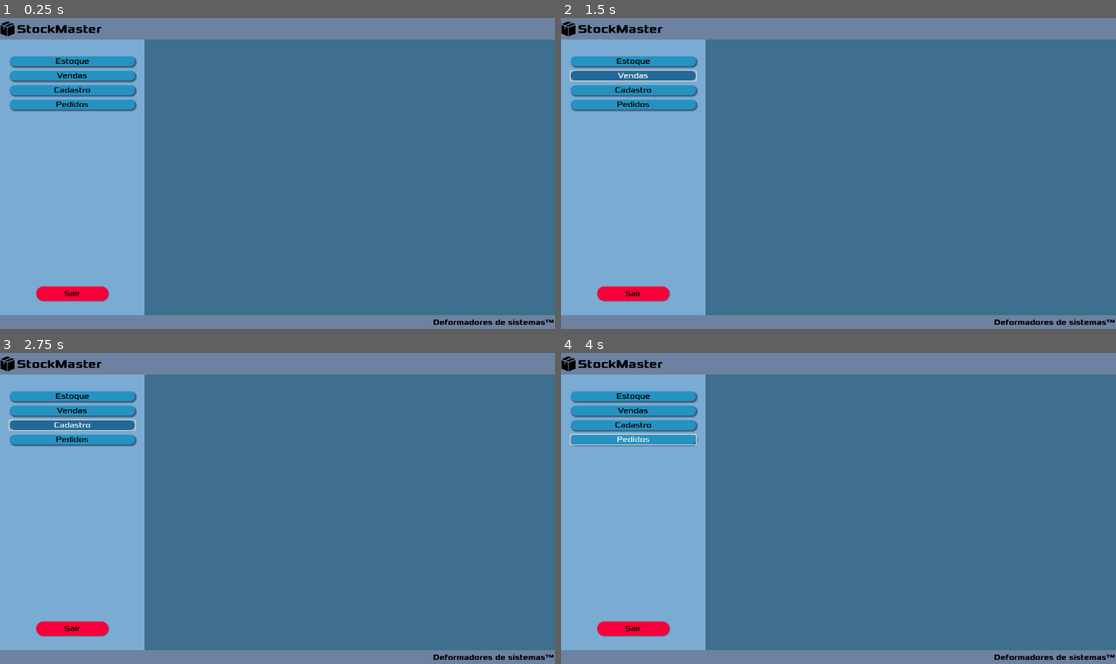
Above: before the commit, frames 1-4 (two rows, left to right).
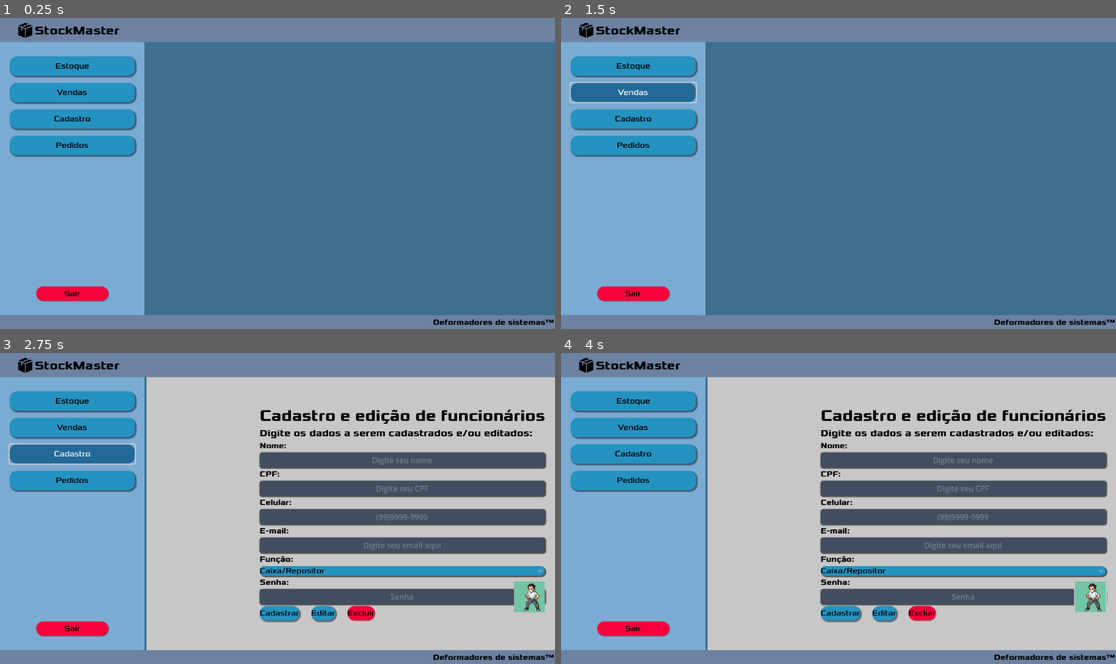
Above: after the commit, the same moments.

Repository: Jeday03/Sistema-De-Inventario-Modeladgem-De-Sistemas
Game: Godot game, scene res://Scenes/DefaultPage.tscn
Same seed, same stepped clock (60 frames per second), same inputs: the game is played once before the commit and once after it. This scene is started directly instead of the project's main scene.
Inputs (mouse positions are in pixels of both pictures, inside the frame that each line leads up to):
- Up to frame 1 (0.25 s): no input
- Up to frame 2 (1.5 s): click "Estoque" at 0.5 s; click "Vendas" at 1.25 s
- Up to frame 3 (2.75 s): click "Cadastro" at 2 s
- Up to frame 4 (4 s): click "Pedidos" at 2.75 s; click (1088, 595) at 3.52 s

The runs differ from the first frame. In frame 1, 6.6% of the frame differs, in the area x 0-100%, y 1-45%; in frame 2, 7.7%; in frame 3, 72%, in the area x 0-100%, y 1-96%; in frame 4, 71%.

Commit message:
Coloca tela de funcionário no meio

Diff:
--- a/stockmastergodot2/Scenes/CadastroFuncionario.tscn
+++ b/stockmastergodot2/Scenes/CadastroFuncionario.tscn
@@ -127,6 +127,7 @@
 selected = 2
 item_count = 3
 popup/item_0/text = "Admnistrador"
+popup/item_0/id = 0
 popup/item_1/text = "Gerente"
 popup/item_1/id = 1
 popup/item_2/text = "Caixa/Repositor"
@@ -144,9 +145,14 @@
 
 [node name="Button" type="Button" parent="HBoxContainer/MarginContainer2/Formulario/CampoSenha"]
 layout_direction = 3
-layout_mode = 0
+layout_mode = 1
+anchors_preset = 4
+anchor_top = 0.5
+anchor_bottom = 0.5
+offset_top = -32.0
 offset_right = 64.0
-offset_bottom = 64.0
+offset_bottom = 32.0
+grow_vertical = 2
 theme = ExtResource("3_15m6i")
 
 [node name="HBoxContainer" type="HBoxContainer" parent="HBoxContainer/MarginContainer2/Formulario"]
--- a/stockmastergodot2/Scenes/DefaultPage.tscn
+++ b/stockmastergodot2/Scenes/DefaultPage.tscn
@@ -1,5 +1,6 @@
-[gd_scene load_steps=4 format=3 uid="uid://cpp10fh3liriv"]
+[gd_scene load_steps=5 format=3 uid="uid://cpp10fh3liriv"]
 
+[ext_resource type="Script" uid="uid://cu2d6ncr24eja" path="res://Scripts/DefaultPage.gd" id="1_2xcu7"]
 [ext_resource type="Theme" uid="uid://bqh2iuipvdjx" path="res://Themes/TemaNovo.tres" id="1_7tra1"]
 [ext_resource type="Theme" uid="uid://dormmmutv1axg" path="res://Themes/Logout.tres" id="2_hxsfm"]
 [ext_resource type="Texture2D" uid="uid://brasb8hl1oykc" path="res://PlaceHolders/box.png" id="2_mcygh"]
@@ -11,9 +12,22 @@
 anchor_bottom = 1.0
 grow_horizontal = 2
 grow_vertical = 2
+script = ExtResource("1_2xcu7")
+
+[node name="Background" type="ColorRect" parent="."]
+z_index = -2
+clip_contents = true
+layout_mode = 1
+anchors_preset = 15
+anchor_right = 1.0
+anchor_bottom = 1.0
+grow_horizontal = 2
+grow_vertical = 2
+color = Color(0.241373, 0.436284, 0.560191, 1)
 
 [node name="Header" type="ColorRect" parent="."]
 z_index = 1
+custom_minimum_size = Vector2(0, 50)
 layout_mode = 1
 anchors_preset = 10
 anchor_right = 1.0
@@ -26,8 +40,9 @@
 anchors_preset = 4
 anchor_top = 0.5
 anchor_bottom = 0.5
+offset_left = 37.0
 offset_top = -15.5
-offset_right = 215.0
+offset_right = 252.0
 offset_bottom = 15.5
 grow_vertical = 2
 theme = ExtResource("1_7tra1")
@@ -42,26 +57,22 @@
 theme_override_font_sizes/font_size = 25
 text = "StockMaster"
 
-[node name="Background" type="ColorRect" parent="."]
-clip_contents = true
+[node name="MainFrame" type="HBoxContainer" parent="."]
+layout_mode = 1
+anchors_preset = 15
+anchor_right = 1.0
+anchor_bottom = 1.0
+grow_horizontal = 2
+grow_vertical = 2
+
+[node name="Sidebar" type="ColorRect" parent="MainFrame"]
+z_index = -1
+custom_minimum_size = Vector2(300, 0)
 layout_mode = 2
-offset_left = 300.0
-offset_top = 45.0
-offset_right = 1152.0
-offset_bottom = 639.0
-color = Color(0.241373, 0.436284, 0.560191, 1)
-
-[node name="Sidebar" type="ColorRect" parent="."]
-z_index = -1
-layout_mode = 1
-anchors_preset = 9
-anchor_bottom = 1.0
-offset_right = 300.0
-grow_vertical = 2
 theme = ExtResource("1_7tra1")
 color = Color(0.479976, 0.670227, 0.823632, 1)
 
-[node name="MarginContainer" type="MarginContainer" parent="Sidebar"]
+[node name="MarginContainer" type="MarginContainer" parent="MainFrame/Sidebar"]
 layout_mode = 1
 anchors_preset = 15
 anchor_right = 1.0
@@ -73,32 +84,36 @@
 theme_override_constants/margin_right = 20
 theme_override_constants/margin_bottom = 60
 
-[node name="VBoxContainer" type="VBoxContainer" parent="Sidebar/MarginContainer"]
+[node name="VBoxContainer" type="VBoxContainer" parent="MainFrame/Sidebar/MarginContainer"]
 z_index = 1
 layout_mode = 2
-theme_override_constants/separation = 10
+theme_override_constants/separation = 15
 
-[node name="EstoqueButton" type="Button" parent="Sidebar/MarginContainer/VBoxContainer"]
+[node name="EstoqueButton" type="Button" parent="MainFrame/Sidebar/MarginContainer/VBoxContainer"]
+custom_minimum_size = Vector2(0, 40)
 layout_mode = 2
 size_flags_vertical = 0
 text = "Estoque
 "
 
-[node name="VendasButton" type="Button" parent="Sidebar/MarginContainer/VBoxContainer"]
+[node name="VendasButton" type="Button" parent="MainFrame/Sidebar/MarginContainer/VBoxContainer"]
+custom_minimum_size = Vector2(0, 40)
 layout_mode = 2
 text = "Vendas"
 
-[node name="CadastroButton" type="Button" parent="Sidebar/MarginContainer/VBoxContainer"]
+[node name="CadastroButton" type="Button" parent="MainFrame/Sidebar/MarginContainer/VBoxContainer"]
+custom_minimum_size = Vector2(0, 40)
 layout_mode = 2
 text = "Cadastro
 "
 
-[node name="PedidosButton" type="Button" parent="Sidebar/MarginContainer/VBoxContainer"]
+[node name="PedidosButton" type="Button" parent="MainFrame/Sidebar/MarginContainer/VBoxContainer"]
+custom_minimum_size = Vector2(0, 40)
 layout_mode = 2
 text = "Pedidos
 "
 
-[node name="LogoutButton" type="Button" parent="Sidebar/MarginContainer/VBoxContainer"]
+[node name="LogoutButton" type="Button" parent="MainFrame/Sidebar/MarginContainer/VBoxContainer"]
 custom_minimum_size = Vector2(150, 30)
 layout_mode = 2
 size_flags_horizontal = 4
@@ -107,8 +122,15 @@
 text = "Sair
 "
 
+[node name="MarginContainer" type="MarginContainer" parent="MainFrame"]
+layout_mode = 2
+size_flags_horizontal = 3
+theme_override_constants/margin_top = 50
+theme_override_constants/margin_bottom = 30
+
 [node name="Footer" type="ColorRect" parent="."]
 z_index = 1
+custom_minimum_size = Vector2(0, 30)
 layout_mode = 1
 anchors_preset = 12
 anchor_top = 1.0
@@ -130,3 +152,7 @@
 [node name="Label" type="Label" parent="Footer/HBoxContainer"]
 layout_mode = 2
 text = "Deformadores de sistemas™"
+
+[connection signal="pressed" from="MainFrame/Sidebar/MarginContainer/VBoxContainer/EstoqueButton" to="." method="_on_estoque_button_pressed"]
+[connection signal="pressed" from="MainFrame/Sidebar/MarginContainer/VBoxContainer/CadastroButton" to="." method="_on_cadastro_button_pressed"]
+[connection signal="pressed" from="MainFrame/Sidebar/MarginContainer/VBoxContainer/LogoutButton" to="." method="_on_logout_button_pressed"]
--- a/stockmastergodot2/Scenes/DefaultPage2.tscn
+++ /dev/null
@@ -1,130 +0,0 @@
-[gd_scene load_steps=3 format=3 uid="uid://kmqmxm1dioua"]
-
-[ext_resource type="Script" uid="uid://cu2d6ncr24eja" path="res://Scripts/DefaultPage.gd" id="1_oxy3b"]
-[ext_resource type="Theme" uid="uid://bqh2iuipvdjx" path="res://Themes/TemaNovo.tres" id="2_4q1ni"]
-
-[node name="DefaultPage" type="Control"]
-layout_mode = 3
-anchors_preset = 15
-anchor_right = 1.0
-anchor_bottom = 1.0
-grow_horizontal = 2
-grow_vertical = 2
-script = ExtResource("1_oxy3b")
-
-[node name="Header" type="ColorRect" parent="."]
-z_index = 1
-layout_mode = 1
-anchors_preset = 10
-anchor_right = 1.0
-offset_bottom = 45.0
-grow_horizontal = 2
-color = Color(0.501961, 0.501961, 0.501961, 1)
-
-[node name="HBoxContainer" type="HBoxContainer" parent="Header"]
-layout_mode = 1
-anchors_preset = 4
-anchor_top = 0.5
-anchor_bottom = 0.5
-offset_left = 49.0
-offset_top = -17.5
-offset_right = 249.0
-offset_bottom = 17.5
-grow_vertical = 2
-theme = ExtResource("2_4q1ni")
-
-[node name="Label" type="Label" parent="Header/HBoxContainer"]
-layout_mode = 2
-theme_override_font_sizes/font_size = 25
-text = "StockMaster"
-
-[node name="MainFrame" type="HBoxContainer" parent="."]
-layout_mode = 1
-anchors_preset = 15
-anchor_right = 1.0
-anchor_bottom = 1.0
-grow_horizontal = 2
-grow_vertical = 2
-theme_override_constants/separation = 5
-
-[node name="Sidebar" type="ColorRect" parent="MainFrame"]
-z_index = -1
-custom_minimum_size = Vector2(300, 0)
-layout_mode = 2
-color = Color(0.721569, 0.792157, 0.831373, 1)
-
-[node name="MarginContainer" type="MarginContainer" parent="MainFrame/Sidebar"]
-layout_mode = 1
-anchors_preset = 15
-anchor_right = 1.0
-anchor_bottom = 1.0
-grow_horizontal = 2
-grow_vertical = 2
-theme = ExtResource("2_4q1ni")
-theme_override_constants/margin_left = 20
-theme_override_constants/margin_top = 80
-theme_override_constants/margin_right = 20
-theme_override_constants/margin_bottom = 60
-
-[node name="VBoxContainer" type="VBoxContainer" parent="MainFrame/Sidebar/MarginContainer"]
-z_index = 1
-layout_mode = 2
-theme_override_constants/separation = 10
-
-[node name="EstoqueButton" type="Button" parent="MainFrame/Sidebar/MarginContainer/VBoxContainer"]
-layout_mode = 2
-size_flags_vertical = 0
-text = "Estoque
-"
-
-[node name="VendasButton" type="Button" parent="MainFrame/Sidebar/MarginContainer/VBoxContainer"]
-layout_mode = 2
-text = "Vendas"
-
-[node name="CadastroButton" type="Button" parent="MainFrame/Sidebar/MarginContainer/VBoxContainer"]
-layout_mode = 2
-text = "Cadastro
-"
-
-[node name="NotificacoesButton" type="Button" parent="MainFrame/Sidebar/MarginContainer/VBoxContainer"]
-layout_mode = 2
-text = "Notificações"
-
-[node name="LogoutButton" type="Button" parent="MainFrame/Sidebar/MarginContainer/VBoxContainer"]
-layout_mode = 2
-size_flags_vertical = 10
-text = "Sair
-"
-
-[node name="MarginContainer" type="MarginContainer" parent="MainFrame"]
-layout_mode = 2
-size_flags_horizontal = 3
-theme_override_constants/margin_top = 44
-theme_override_constants/margin_bottom = 25
-
-[node name="Footer" type="ColorRect" parent="."]
-z_index = 1
-layout_mode = 1
-anchors_preset = 12
-anchor_top = 1.0
-anchor_right = 1.0
-anchor_bottom = 1.0
-offset_top = -30.0
-grow_horizontal = 2
-grow_vertical = 0
-theme = ExtResource("2_4q1ni")
-color = Color(0.501961, 0.501961, 0.501961, 1)
-
-[node name="HBoxContainer" type="HBoxContainer" parent="Footer"]
-layout_direction = 3
-layout_mode = 0
-offset_left = 2.0
-offset_right = 222.0
-offset_bottom = 30.0
-
-[node name="Label" type="Label" parent="Footer/HBoxContainer"]
-layout_mode = 2
-text = "Deformadores de sistemas™"
-
-[connection signal="pressed" from="MainFrame/Sidebar/MarginContainer/VBoxContainer/EstoqueButton" to="." method="_on_estoque_button_pressed"]
-[connection signal="pressed" from="MainFrame/Sidebar/MarginContainer/VBoxContainer/LogoutButton" to="." method="_on_logout_button_pressed"]
--- a/stockmastergodot2/Scenes/ListaItens.tscn
+++ b/stockmastergodot2/Scenes/ListaItens.tscn
@@ -19,9 +19,9 @@
 anchor_right = 0.5
 anchor_bottom = 1.0
 offset_left = -384.0
-offset_top = 81.0
+offset_top = 19.0
 offset_right = 384.0
-offset_bottom = -52.0
+offset_bottom = -18.0
 grow_horizontal = 2
 grow_vertical = 2
 
--- a/stockmastergodot2/Scripts/DefaultPage.gd
+++ b/stockmastergodot2/Scripts/DefaultPage.gd
@@ -2,19 +2,26 @@
 
 const TELA_INICIAL : PackedScene = preload("res://Scenes/TelaInicial.tscn")
 const LISTA_ITENS : PackedScene = preload("res://Scenes/ListaItens.tscn")
-@onready var main_frame: HBoxContainer = $MainFrame
+const CADASTRO_FUNCIONARIO = preload("res://Scenes/CadastroFuncionario.tscn")
+
+@onready var main_frame: MarginContainer = $MainFrame/MarginContainer
 var telaAtual : Control
 
+#ALERT: Aqui, ele pede toda informação que fez antes. Talvez seja interessante manter...
 func instanciar(cena : PackedScene):
 	if telaAtual:
 		telaAtual.queue_free()
 	telaAtual = cena.instantiate() as Control
 	main_frame.add_child(telaAtual)
+	print(telaAtual.name)
 
 func _on_estoque_button_pressed() -> void:
+	print("Apertou botão de estoque")
 	instanciar(LISTA_ITENS)
 	pass # Replace with function body.
 
-
 func _on_logout_button_pressed() -> void:
 	get_tree().change_scene_to_packed(TELA_INICIAL)
+
+func _on_cadastro_button_pressed() -> void:
+	instanciar(CADASTRO_FUNCIONARIO)
--- a/stockmastergodot2/Scripts/ListaDeItens.gd
+++ b/stockmastergodot2/Scripts/ListaDeItens.gd
@@ -3,13 +3,13 @@
 const PAINEL_DE_ITEM = preload("res://PackedScenes/PainelDeItem.tscn")
 @onready var http_request: HTTPRequest = $HTTPRequest
 
-# Called when the node enters the scene tree for the first time.
 func _ready() -> void:
-	var erro = http_request.request("http://127.0.0.1:5000/itens", [], HTTPClient.METHOD_GET)
+	var erro = http_request.request("http://127.0.0.1:5000/item", [], HTTPClient.METHOD_GET)
 	if erro != OK:
 		printerr("Não foi possível fazer httprequest")
 
 func _on_http_request_request_completed(result: int, response_code: int, headers: PackedStringArray, body: PackedByteArray) -> void:
+	print("response_code", response_code)
 	if response_code == 200:
 		var response_text = body.get_string_from_utf8()
 		var response_json = JSON.parse_string(response_text)
Not shown, changed: servidorteste.py
